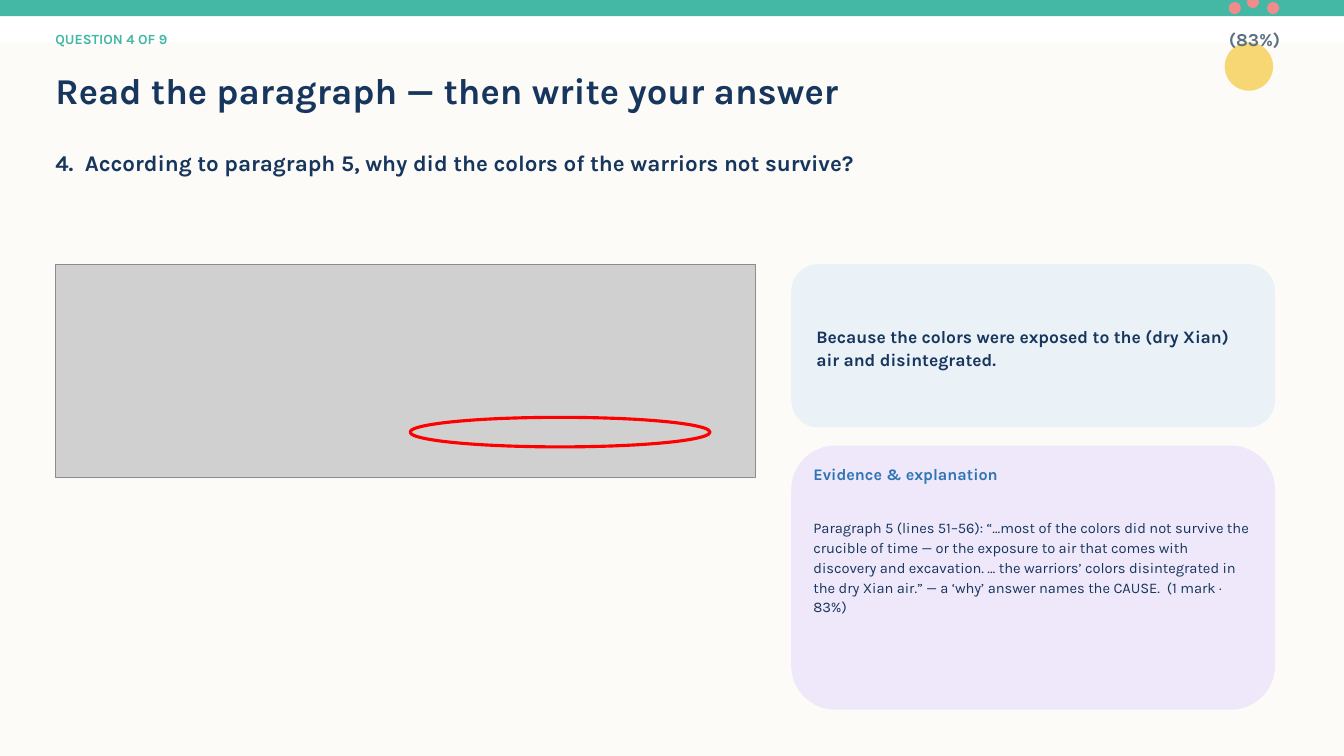
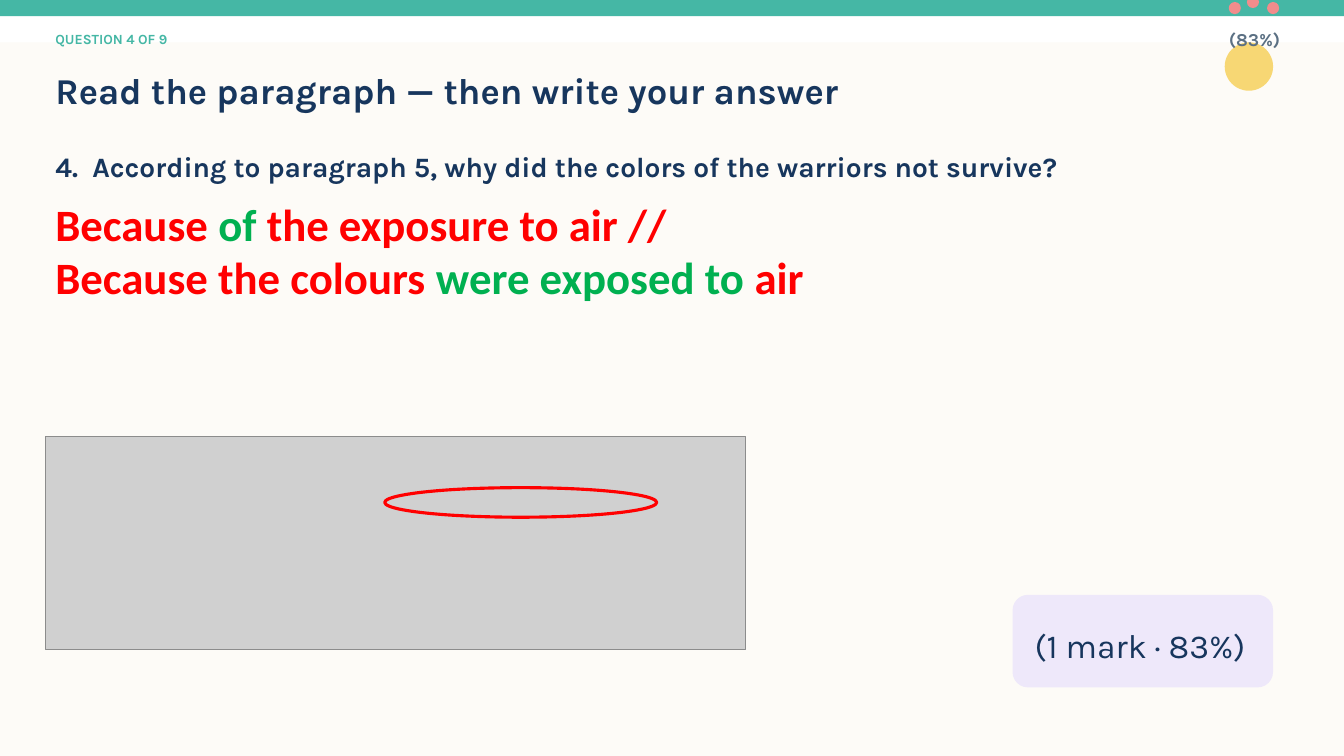
Before and after one commit to flyingbee2026/f6-sp-lesson4, a slide deck: slide 9 of F6_SP_Lesson_4_2013_Part_A_Open-Ended_PPT.pptx. Drawn at 1344x756 pixels with LibreOffice and Linux fonts; fonts in the diff are those of the drawing; grey boxes stand for pictures. Boxes give left, top, right and bottom in pixels: in the first picture for what was removed or moved away, otherwise in the second. Text is boxed around its words. In the diff, an @@ line names an element or a change of style, - is before the commit and + after.

Commit message:
Helen's finalized L4 deck: exp-card first (blinds), floating red answers (fade), trimmed evidence, taller Q6/Q8 crops

```diff
--- a/F6_SP_Lesson_4_2013_Part_A_Open-Ended_PPT.pptx
+++ b/F6_SP_Lesson_4_2013_Part_A_Open-Ended_PPT.pptx
@@ text "4. According to paragraph 5, ..." at [55,157,1057,184]: size 16 to 20 pt @@
@@ text added at [55,209,804,301], 32 pt, text #FF0000, bold @@
+Because of the exposure to air //
+Because the colours were exposed to air
@@ rounded rectangle removed at [791,264,1275,427] @@
@@ text removed at [816,330,1229,371] @@
-Because the colors were exposed to the (dry Xian) air and disintegrated.
@@ picture: place and size @@
-picture at [55,264,756,478]
+picture at [45,437,746,650]
@@ ellipse: place and size @@
-ellipse at [410,417,711,447]
+ellipse at [385,488,657,517]
@@ rounded rectangle: place and size @@
-rounded rectangle at [791,446,1275,710]
+rounded rectangle at [1013,595,1273,688]
@@ text at [1035,633,1246,662]: text changed; size 10.5 to 24 pt @@
-Evidence & explanation
-Paragraph 5 (lines 51–56): “…most of the colors did not survive the crucible of time — or the exposure to air that comes with discovery and excavation. … the warriors’ colors disintegrated in the dry Xian air.” — a ‘why’ answer names the CAUSE. (1 mark · 83%)
+(1 mark · 83%)
```
Also in this commit, not shown: 12 other slides changed, 1 other file.
